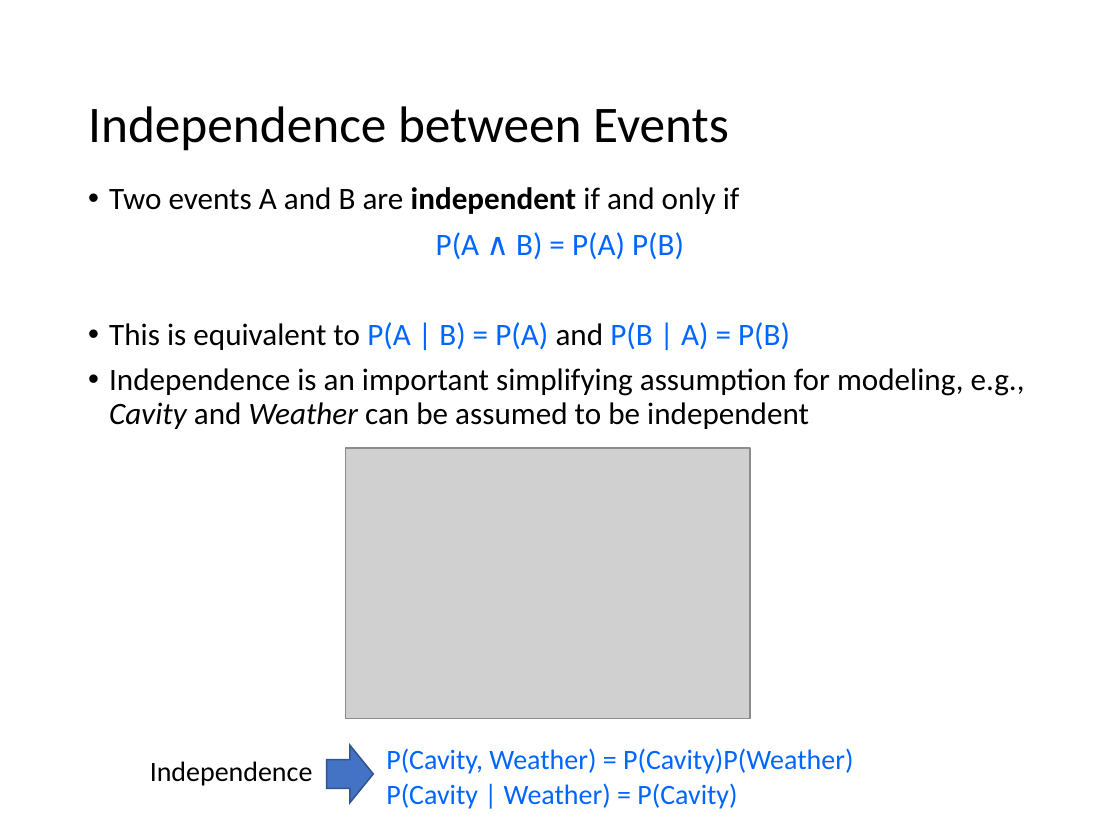
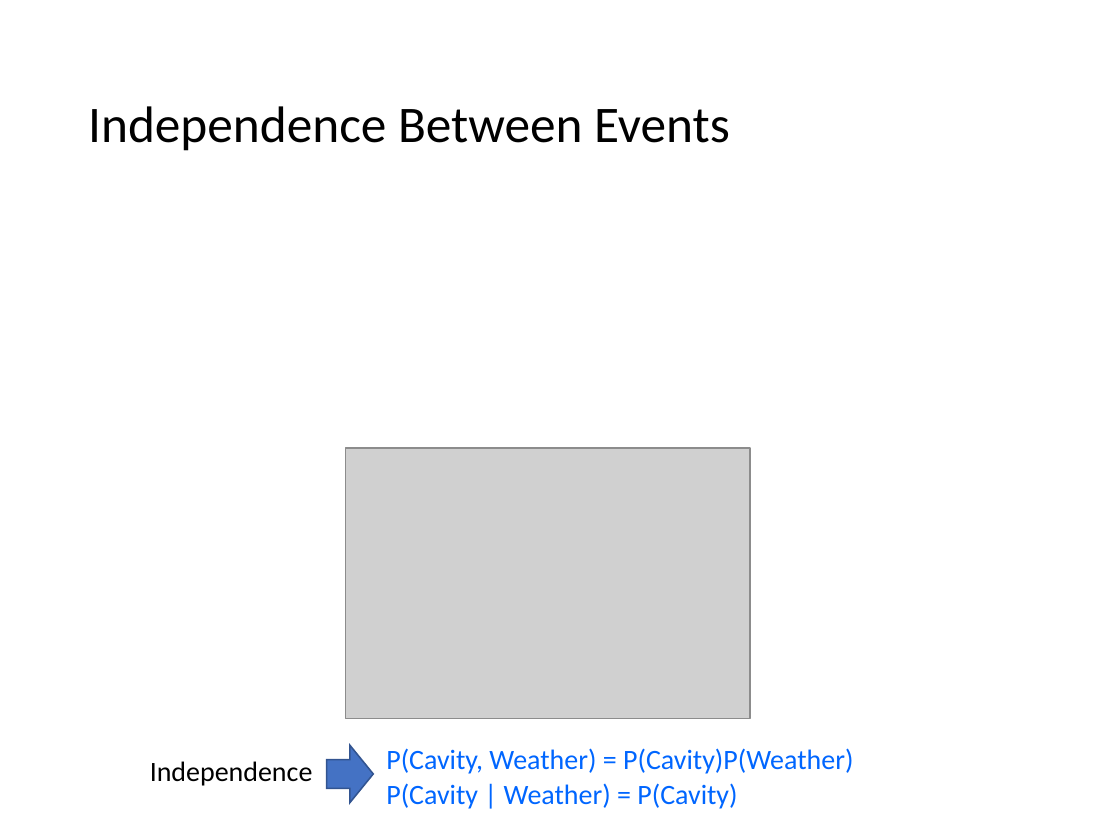
Before and after one commit to mhahsler/CS7320-AI, a slide deck: slide 25 of slides/12_uncertainty.pptx. Drawn at 1120x840 pixels with LibreOffice and Linux fonts; fonts in the diff are those of the drawing; grey boxes stand for pictures. Boxes give left, top, right and bottom in pixels: in the first picture for what was removed or moved away, otherwise in the second. Text is boxed around its words. In the diff, an @@ line names an element or a change of style, - is before the commit and + after.

```diff
--- a/slides/12_uncertainty.pptx
+++ b/slides/12_uncertainty.pptx
@@ title at (88, 106, 730, 151): text changed @@
-Independence between Events
+Independence Between Events
@@ text removed at (109, 187, 1025, 429) @@
-• Two events A and B are independent if and only if
-P(A ∧ B) = P(A) P(B)
-• This is equivalent to P(A | B) = P(A) and P(B | A) = P(B)
-• Independence is an important simplifying assumption for modeling, e.g., Cavity and Weather can be assumed to be independent
```
Also in this commit, not shown: 18 other slides changed, 1 other file.
